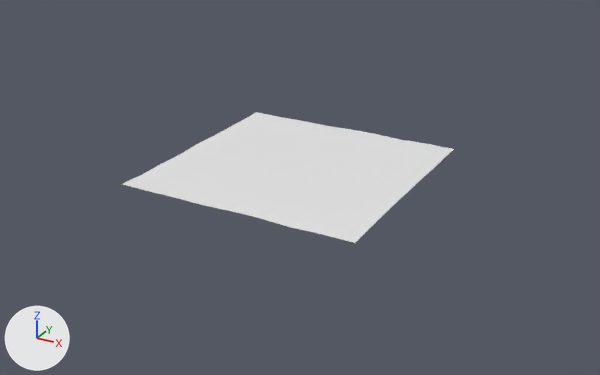
The FBX model GP3/Assets/MaxPlayground/Meshes/Ground.fbx, before and after one commit.
The view is the same before and after, from a 50 mm lens placed at (46.1, -83.0, 38.8), pointed at (0.9, -0.8, -2.3). The lights are fixed; the arrows at lower left show +X, +Y and +Z. Where no turn or scale is listed for an object, it has been applied to the vertices.

In view in the first picture: 'Ground'.
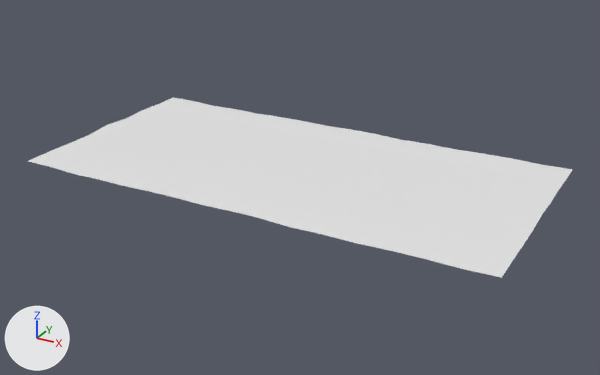
Where the newer file only moved an object's origin or applied its transform, the numbers keep the older frame.

What differs and where, as boxes (x1, y1, x2, y2) in the pictures (600 x 375 px):
'Ground', reshaped (64% wider, 38% taller)
    before: (123, 112, 454, 243)
    after: (28, 97, 573, 278)
part 1 of me_plane, built on
    before: (123, 112, 434, 243)
    after: (28, 97, 573, 278)

The change, as a list of edits to the scene's bpy script:
```text
Change me_plane:
    used by ob_ground; location = (0.0, 0.0, 0.0)
    remove me_plane.from_pydata(...)  # 81 vertices, 64 faces; spans x -15.0..15.0, y -15.0..15.0, z 0.0..0.4
    add me_plane.from_pydata(...)  # 153 vertices, 128 faces; spans x -30.0..30.0, y -15.0..15.0, z 0.0..0.4
    me_plane part 1
    9 vertices are removed from x -15.0..15.0, y -15.0..15.0, z 0.0..0.2
    11 faces are deleted
    70 vertices are added at x -30.0..30.0, y -15.0..15.0, z 0.0..0.4
    11 new vertices lie (3.7, 0.0, -0.1) away from vertices in x -30.0..26.3, y -15.0..15.0, z 0.1..0.3
    75 new faces join them
```
